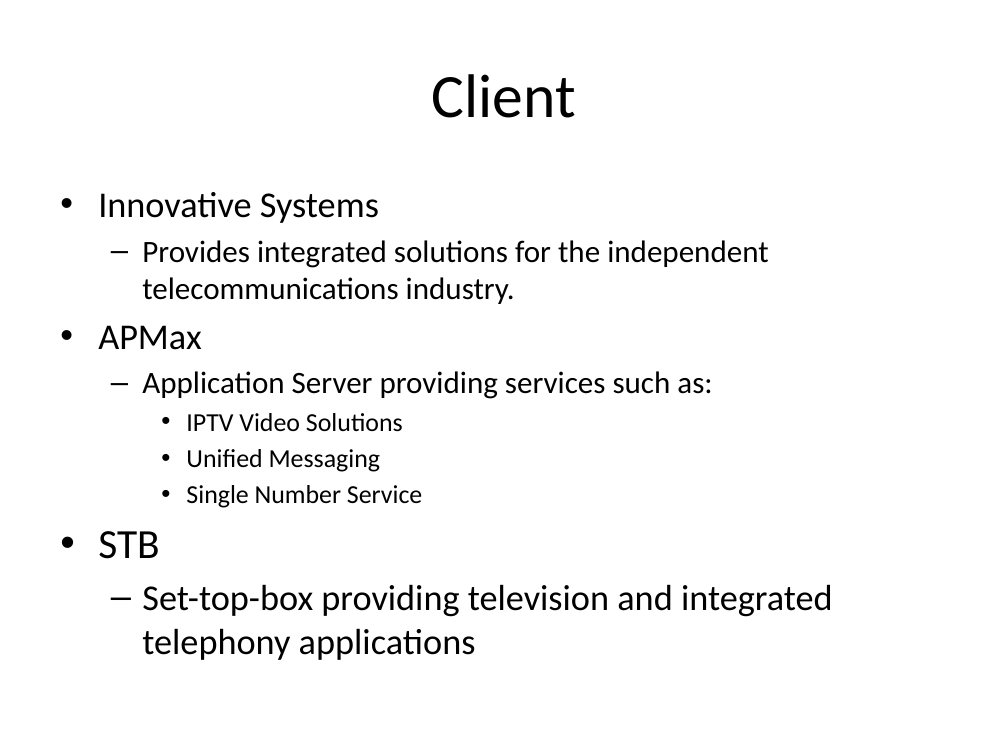
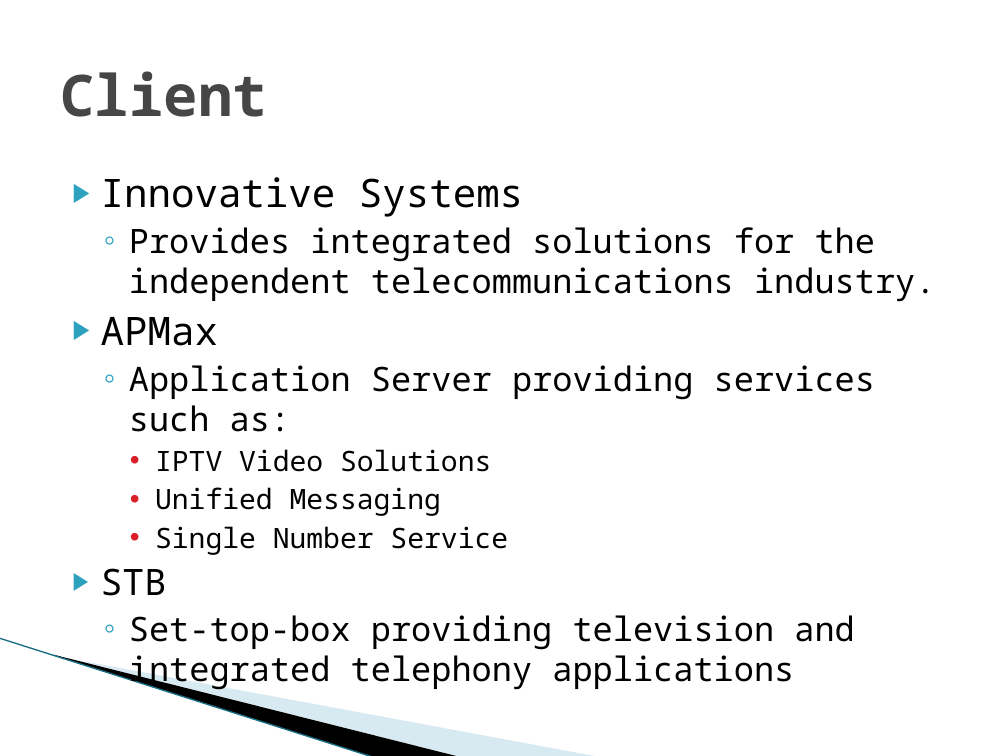
Before and after one commit to SDSMT-CSC/STBMF, a slide deck: slide 2 of docs/srDesign_ClientPresentation2.pptx. Drawn at 1008x756 pixels with LibreOffice and Linux fonts; fonts in the diff are those of the drawing; background and template pictures are left out. Boxes give left, top, right and bottom in pixels: in the first picture for what was removed or moved away, otherwise in the second. Text is boxed around its words. In the diff, an @@ line names an element or a change of style, - is before the commit and + after.

Commit message:
Updated slides to final format

```diff
--- a/docs/srDesign_ClientPresentation2.pptx
+++ b/docs/srDesign_ClientPresentation2.pptx
@@ title "Client" at [60, 71, 267, 117]: size 44 to 41 pt, font Calibri to Noto Sans Mono, text colour #000000 to #464646, bold on; alignment centre to left @@
@@ text "Innovative Systems": place and size @@
-text "Innovative Systems" at [98, 192, 833, 660]
+text "Innovative Systems" at [101, 177, 936, 650]
@@ text "Innovative Systems" at [101, 177, 936, 650]: size 25.9 to 28 pt in "Innovative Systems", "APMax"; font Calibri to Noto Sans Mono; size 22.2 to 24 pt in "Provides integrated solutions for the independent telecommun ...", "Application Server providing services such as:"; size 18.5 to 20 pt in "IPTV Video Solutions", "Unified Messaging", "Single Number Service"; size 29.6 to 26 pt in "STB"; size 25.9 to 24 pt in "Set-top-box providing television and integrated telephony ap ..."; bullet • to ▶; less space between paragraphs; bullet – to ◦; indent changed @@
@@ line added from (0, 638) to (374, 756), #97C5D8 0.95 pt @@
@@ freeform shape added at [53, 654, 461, 756], fill #000000 @@
@@ freeform shape added at [55, 655, 600, 756], fill #A0CBDC at 40% opacity @@
```
Also in this commit, not shown: 14 other slides changed, 5 slides added, 1 slide removed.
